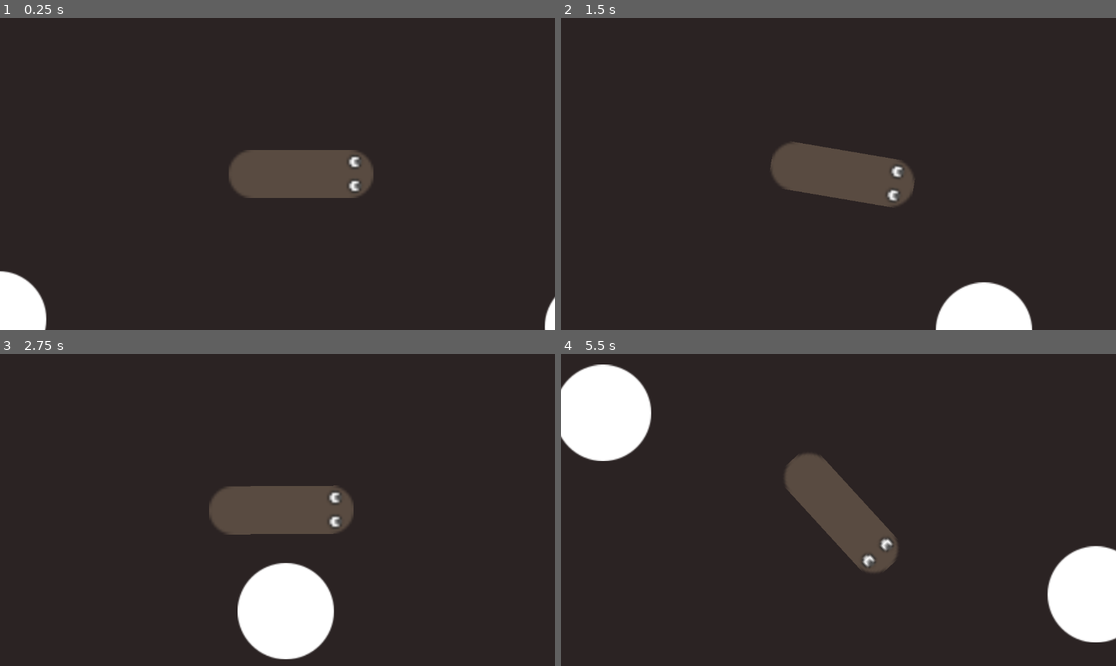
Above: before the commit, frames 1-4 (two rows, left to right).
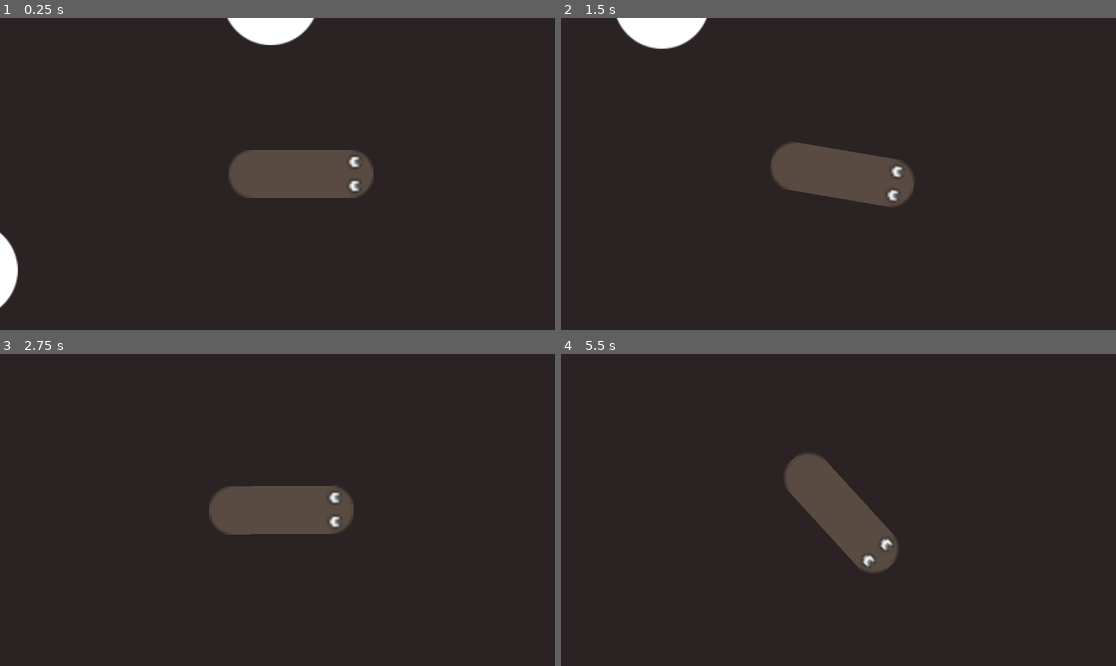
Above: after the commit, the same moments.

Repository: squirrelsoftcompany/LD56
Game: Godot game, scene res://Scenes/Synack.tscn
The game is run twice, just before and just after one commit, with the same random seed, the same clock (stepped at 60 frames per second) and the same inputs. This scene is started directly instead of the project's main scene.
Inputs (mouse positions are in pixels of both pictures, inside the frame that each line leads up to):
- Up to frame 1 (0.25 s): no input
- Up to frame 2 (1.5 s): tap Enter (ui_accept) at 0.5, 0.77 s; move the mouse to (960, 158) at 0.52 s; hold D 0.53-1.28 s; hold F 0.53-1.28 s; click (960, 158) at 0.67 s; move the mouse to (727, 189) at 1.27 s; hold S from 1.28 s (still down); tap Space at 1.35 s
- Up to frame 3 (2.75 s): tap Enter (ui_accept) at 1.52 s; move the mouse to (333, 441) at 2.02 s; release S at 2.03 s; hold D from 2.03 s (still down); hold F from 2.03 s (still down)
- Up to frame 4 (5.5 s): move the mouse to (810, 572) at 2.77 s; release D at 2.78 s; release F at 2.78 s; hold W 2.78-3.53 s; tap Space at 2.85, 4.35 s; click (810, 572) at 2.92 s; tap Enter (ui_accept) at 3.02, 3.77, 4.52 s; move the mouse to (1005, 556) at 3.52 s; hold F 3.53-4.28 s; hold A 3.53-5.03 s; move the mouse to (672, 463) at 4.27 s; move the mouse to (866, 510) at 5.02 s; hold S from 5.03 s (still down); hold F from 5.03 s (still down); click (866, 510) at 5.17 s

The runs differ from the first frame. In frame 1, 2.6% of the frame differs, in the area x 0-100%, y 0-100%; in frame 2, 3.3%; in frame 3, 4.3%; in frame 4, 7.5%, in the area x 0-100%, y 3-93%.

Commit message:
[FCT] Instantiation of random stone scene

Diff:
--- a/Scripts/tile.gd
+++ b/Scripts/tile.gd
@@ -1,7 +1,11 @@
 class_name Tile
 extends Node2D
 
-var stone_scene = preload("res://Scenes/Map/Elements/stone_1.tscn")
+var stone_scenes = [preload("res://Scenes/Map/Elements/stone_1.tscn"),\
+					preload("res://Scenes/Map/Elements/stone_2.tscn"),\
+					preload("res://Scenes/Map/Elements/stone_3.tscn"),\
+					preload("res://Scenes/Map/Elements/stone_4.tscn")]
+
 var food_scene = preload("res://Scenes/Map/Elements/food.tscn")
 var _mesh : MeshInstance2D
 
@@ -30,7 +34,8 @@
 	# Generate some stones
 	var _stone_count = MapGenerator.rng.randi_range(5,10)
 	for i in range(_stone_count):
-		var _stone = stone_scene.instantiate()
+		var _stone_index = MapGenerator.rng.randi_range(0,stone_scenes.size()-1)
+		var _stone = stone_scenes[_stone_index].instantiate()
 		add_child(_stone)
 		_stone.position = MapGenerator._random_stone_pos(self)
 		MapGenerator.stones.push_back(_stone)
